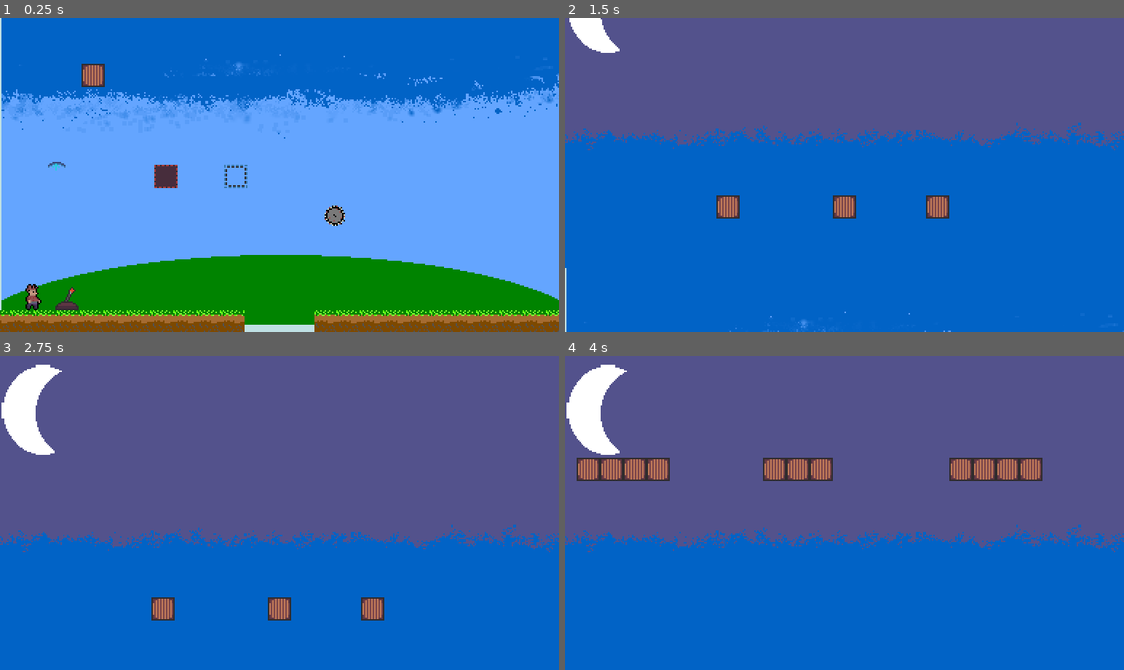
Above: before the commit, frames 1-4 (two rows, left to right).
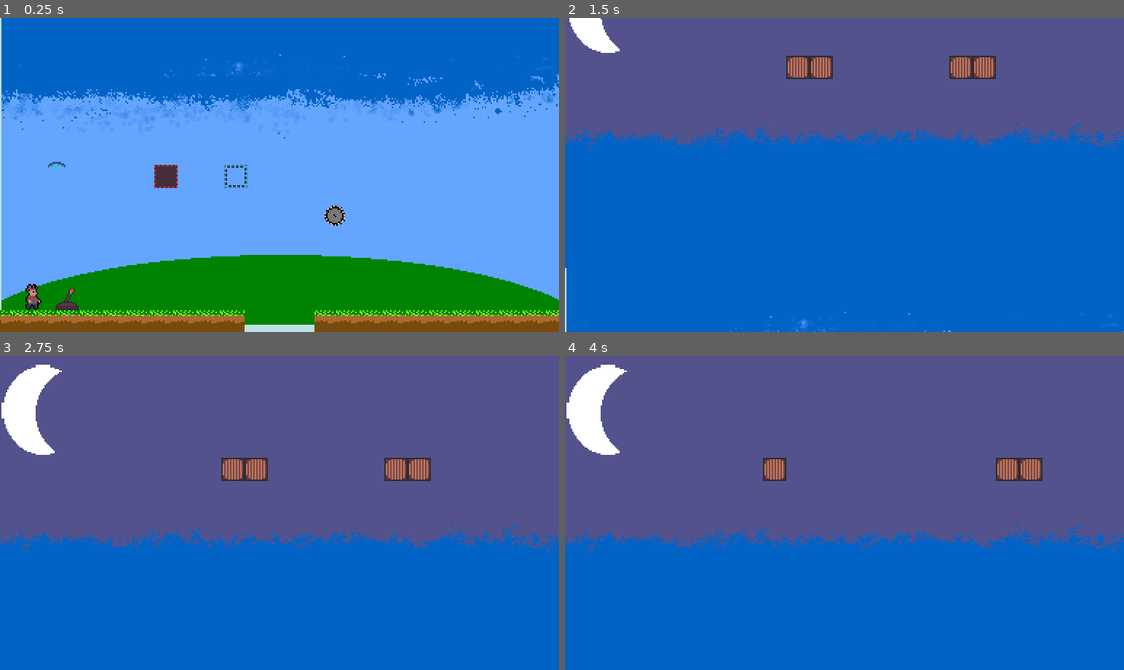
Above: after the commit, the same moments.

Repository: RamilHinshaw/ICT-GameJam-SU-2023
Game: Godot game, scene res://Scenes/levels/test-john.tscn
Same seed, same stepped clock (60 frames per second), same inputs: the game is played once before the commit and once after it. This scene is started directly instead of the project's main scene.
Inputs:
- Up to frame 1 (0.25 s): no input
- Up to frame 2 (1.5 s): tap Enter (ui_accept) at 0.5, 0.77, 1.25 s; hold Right (ui_right) from 0.53 s (still down); tap M (stack_mode) at 0.6, 1.35 s
- Up to frame 3 (2.75 s): tap Enter (ui_accept) at 1.52 s; release Right (ui_right) at 2.03 s; hold Left (ui_left) from 2.03 s (still down); tap M (stack_mode) at 2.1 s
- Up to frame 4 (4 s): tap Enter (ui_accept) at 2.75, 3.02, 3.77 s; release Left (ui_left) at 2.78 s; hold Right (ui_right) from 2.78 s (still down); tap M (stack_mode) at 2.85, 3.6 s

The runs differ from the first frame. In frame 1, 0.3% of the frame differs, in the area x 14-19%, y 14-22%; in frame 2, 2.2%; in frame 3, 2.2%; in frame 4, 2.5%, in the area x 2-78%, y 32-40%.
Error before the commit: Attempt to call function 'is_colliding' in base 'null instance' on a null instance. (res://Scripts/Block.gd:47)

Commit message:
fixed john level

Diff:
--- a/Scenes/levels/test-john.tscn
+++ b/Scenes/levels/test-john.tscn
@@ -17,7 +17,6 @@
 [ext_resource path="res://Sprites/box.png" type="Texture" id=15]
 [ext_resource path="res://Audio/Music/One Man Symphony - Royalty Free Soundtrack Collection - 05 D2 (Reprise).mp3" type="AudioStream" id=16]
 [ext_resource path="res://Sprites/block.png" type="Texture" id=17]
-[ext_resource path="res://Scripts/Block.gd" type="Script" id=18]
 [ext_resource path="res://Scripts/Hazard.gd" type="Script" id=19]
 [ext_resource path="res://Scripts/Stack.gd" type="Script" id=20]
 [ext_resource path="res://Prefabs/Block_Box.tscn" type="PackedScene" id=21]
@@ -195,12 +194,6 @@
 [sub_resource type="RectangleShape2D" id=31]
 extents = Vector2( 219.5, 3.99998 )
 
-[sub_resource type="RectangleShape2D" id=26]
-extents = Vector2( 7, 7 )
-
-[sub_resource type="RectangleShape2D" id=27]
-extents = Vector2( 7, 0.999954 )
-
 [sub_resource type="Animation" id=28]
 resource_name = "Pan_Down"
 tracks/0/type = "value"
@@ -246,12 +239,6 @@
 "values": [ Vector2( -0.999985, 5 ) ]
 }
 
-[sub_resource type="RectangleShape2D" id=32]
-extents = Vector2( 8.00002, 7.49999 )
-
-[sub_resource type="RectangleShape2D" id=33]
-extents = Vector2( 7, 0.999954 )
-
 [sub_resource type="RectangleShape2D" id=25]
 extents = Vector2( 1, 115.5 )
 
@@ -318,28 +305,6 @@
 show_behind_parent = true
 texture = ExtResource( 22 )
 
-[node name="Block_BoxRB" type="KinematicBody2D" parent="."]
-position = Vector2( -129, -70 )
-moving_platform_apply_velocity_on_leave = 2
-script = ExtResource( 18 )
-
-[node name="Sprite" type="Sprite" parent="Block_BoxRB"]
-position = Vector2( 0, -1.52588e-05 )
-texture = ExtResource( 15 )
-
-[node name="CollisionShape2D" type="CollisionShape2D" parent="Block_BoxRB"]
-position = Vector2( 0.000750065, 0 )
-shape = SubResource( 26 )
-
-[node name="Hazard" type="Area2D" parent="Block_BoxRB"]
-position = Vector2( 4.57764e-05, 8.99999 )
-collision_layer = 0
-script = ExtResource( 19 )
-
-[node name="CollisionShape2D" type="CollisionShape2D" parent="Block_BoxRB/Hazard"]
-position = Vector2( -1.52588e-05, -0.999985 )
-shape = SubResource( 27 )
-
 [node name="StackController" type="Node2D" parent="."]
 script = ExtResource( 9 )
 stacks = [ NodePath("StackContainer/Stack1"), NodePath("StackContainer/Stack2"), NodePath("StackContainer/Stack3") ]
@@ -362,166 +327,40 @@
 visible = false
 script = ExtResource( 20 )
 
-[node name="Block_Box" type="KinematicBody2D" parent="StackController/StackContainer/Stack1"]
-position = Vector2( -1, -150 )
-moving_platform_apply_velocity_on_leave = 2
-script = ExtResource( 18 )
-
-[node name="Sprite" type="Sprite" parent="StackController/StackContainer/Stack1/Block_Box"]
-position = Vector2( 0, -1.52588e-05 )
-texture = ExtResource( 15 )
-
-[node name="CollisionShape2D" type="CollisionShape2D" parent="StackController/StackContainer/Stack1/Block_Box"]
-position = Vector2( 1.52588e-05, -0.500031 )
-shape = SubResource( 32 )
-
-[node name="Hazard" type="Area2D" parent="StackController/StackContainer/Stack1/Block_Box"]
-position = Vector2( 4.57764e-05, 8.99999 )
-script = ExtResource( 19 )
-
-[node name="CollisionShape2D" type="CollisionShape2D" parent="StackController/StackContainer/Stack1/Block_Box/Hazard"]
-position = Vector2( -1.52588e-05, -0.999985 )
-shape = SubResource( 33 )
-
-[node name="Block_Box2" type="KinematicBody2D" parent="StackController/StackContainer/Stack1"]
-position = Vector2( -81.0007, -150 )
-moving_platform_apply_velocity_on_leave = 2
-script = ExtResource( 18 )
-
-[node name="Sprite" type="Sprite" parent="StackController/StackContainer/Stack1/Block_Box2"]
-position = Vector2( 0, -1.52588e-05 )
-texture = ExtResource( 15 )
-
-[node name="CollisionShape2D" type="CollisionShape2D" parent="StackController/StackContainer/Stack1/Block_Box2"]
-position = Vector2( 1.52588e-05, -0.500031 )
-shape = SubResource( 32 )
-
-[node name="Hazard" type="Area2D" parent="StackController/StackContainer/Stack1/Block_Box2"]
-position = Vector2( 4.57764e-05, 8.99999 )
-script = ExtResource( 19 )
-
-[node name="CollisionShape2D" type="CollisionShape2D" parent="StackController/StackContainer/Stack1/Block_Box2/Hazard"]
-position = Vector2( -1.52588e-05, -0.999985 )
-shape = SubResource( 33 )
-
-[node name="Block_Box3" type="KinematicBody2D" parent="StackController/StackContainer/Stack1"]
-position = Vector2( 62.9993, -150 )
-moving_platform_apply_velocity_on_leave = 2
-script = ExtResource( 18 )
-
-[node name="Sprite" type="Sprite" parent="StackController/StackContainer/Stack1/Block_Box3"]
-position = Vector2( 0, -1.52588e-05 )
-texture = ExtResource( 15 )
-
-[node name="CollisionShape2D" type="CollisionShape2D" parent="StackController/StackContainer/Stack1/Block_Box3"]
-position = Vector2( 1.52588e-05, -0.500031 )
-shape = SubResource( 32 )
-
-[node name="Hazard" type="Area2D" parent="StackController/StackContainer/Stack1/Block_Box3"]
-position = Vector2( 4.57764e-05, 8.99999 )
-script = ExtResource( 19 )
-
-[node name="CollisionShape2D" type="CollisionShape2D" parent="StackController/StackContainer/Stack1/Block_Box3/Hazard"]
-position = Vector2( -1.52588e-05, -0.999985 )
-shape = SubResource( 33 )
+[node name="Block_Box6" parent="StackController/StackContainer/Stack1" instance=ExtResource( 21 )]
+position = Vector2( -33, -246 )
+
+[node name="Block_Box7" parent="StackController/StackContainer/Stack1" instance=ExtResource( 21 )]
+position = Vector2( -17, -246 )
+
+[node name="Block_Box8" parent="StackController/StackContainer/Stack1" instance=ExtResource( 21 )]
+position = Vector2( 79, -246 )
+
+[node name="Block_Box9" parent="StackController/StackContainer/Stack1" instance=ExtResource( 21 )]
+position = Vector2( 95, -246 )
 
 [node name="Stack2" type="Node2D" parent="StackController/StackContainer"]
 visible = false
 script = ExtResource( 20 )
 
-[node name="Block_Box" type="KinematicBody2D" parent="StackController/StackContainer/Stack2"]
-position = Vector2( -1.00075, -166 )
-moving_platform_apply_velocity_on_leave = 2
-script = ExtResource( 18 )
-
-[node name="Sprite" type="Sprite" parent="StackController/StackContainer/Stack2/Block_Box"]
-position = Vector2( 0, -1.52588e-05 )
-texture = ExtResource( 15 )
-
-[node name="CollisionShape2D" type="CollisionShape2D" parent="StackController/StackContainer/Stack2/Block_Box"]
-position = Vector2( 1.52588e-05, -0.500031 )
-shape = SubResource( 32 )
-
-[node name="Hazard" type="Area2D" parent="StackController/StackContainer/Stack2/Block_Box"]
-position = Vector2( 4.57764e-05, 8.99999 )
-script = ExtResource( 19 )
-
-[node name="CollisionShape2D" type="CollisionShape2D" parent="StackController/StackContainer/Stack2/Block_Box/Hazard"]
-position = Vector2( -1.52588e-05, -0.999985 )
-shape = SubResource( 33 )
-
-[node name="Block_Box2" type="KinematicBody2D" parent="StackController/StackContainer/Stack2"]
-position = Vector2( -1.00067, -150 )
-moving_platform_apply_velocity_on_leave = 2
-script = ExtResource( 18 )
-
-[node name="Sprite" type="Sprite" parent="StackController/StackContainer/Stack2/Block_Box2"]
-position = Vector2( 0, -1.52588e-05 )
-texture = ExtResource( 15 )
-
-[node name="CollisionShape2D" type="CollisionShape2D" parent="StackController/StackContainer/Stack2/Block_Box2"]
-position = Vector2( 1.52588e-05, -0.500031 )
-shape = SubResource( 32 )
-
-[node name="Hazard" type="Area2D" parent="StackController/StackContainer/Stack2/Block_Box2"]
-position = Vector2( 4.57764e-05, 8.99999 )
-script = ExtResource( 19 )
-
-[node name="CollisionShape2D" type="CollisionShape2D" parent="StackController/StackContainer/Stack2/Block_Box2/Hazard"]
-position = Vector2( -1.52588e-05, -0.999985 )
-shape = SubResource( 33 )
-
-[node name="Block_Box3" type="KinematicBody2D" parent="StackController/StackContainer/Stack2"]
-position = Vector2( -1.0006, -134 )
-moving_platform_apply_velocity_on_leave = 2
-script = ExtResource( 18 )
-
-[node name="Sprite" type="Sprite" parent="StackController/StackContainer/Stack2/Block_Box3"]
-position = Vector2( 0, -1.52588e-05 )
-texture = ExtResource( 15 )
-
-[node name="CollisionShape2D" type="CollisionShape2D" parent="StackController/StackContainer/Stack2/Block_Box3"]
-position = Vector2( 1.52588e-05, -0.500031 )
-shape = SubResource( 32 )
-
-[node name="Hazard" type="Area2D" parent="StackController/StackContainer/Stack2/Block_Box3"]
-position = Vector2( 4.57764e-05, 8.99999 )
-script = ExtResource( 19 )
-
-[node name="CollisionShape2D" type="CollisionShape2D" parent="StackController/StackContainer/Stack2/Block_Box3/Hazard"]
-position = Vector2( -1.52588e-05, -0.999985 )
-shape = SubResource( 33 )
+[node name="Block_Box" parent="StackController/StackContainer/Stack2" instance=ExtResource( 21 )]
+position = Vector2( -177, -246 )
+
+[node name="Block_Box2" parent="StackController/StackContainer/Stack2" instance=ExtResource( 21 )]
+position = Vector2( -161, -246 )
+
+[node name="Block_Box3" parent="StackController/StackContainer/Stack2" instance=ExtResource( 21 )]
+position = Vector2( -145, -246 )
+
+[node name="Block_Box4" parent="StackController/StackContainer/Stack2" instance=ExtResource( 21 )]
+position = Vector2( -129, -246 )
 
 [node name="Stack3" type="Node2D" parent="StackController/StackContainer"]
 visible = false
 script = ExtResource( 20 )
 
-[node name="Block_Box" parent="StackController/StackContainer/Stack3" instance=ExtResource( 21 )]
-position = Vector2( -177, -246 )
-
-[node name="Block_Box2" parent="StackController/StackContainer/Stack3" instance=ExtResource( 21 )]
-position = Vector2( -161, -246 )
-
-[node name="Block_Box3" parent="StackController/StackContainer/Stack3" instance=ExtResource( 21 )]
-position = Vector2( -145, -246 )
-
-[node name="Block_Box4" parent="StackController/StackContainer/Stack3" instance=ExtResource( 21 )]
-position = Vector2( -129, -246 )
-
 [node name="Block_Box5" parent="StackController/StackContainer/Stack3" instance=ExtResource( 21 )]
 position = Vector2( -49, -246 )
-
-[node name="Block_Box6" parent="StackController/StackContainer/Stack3" instance=ExtResource( 21 )]
-position = Vector2( -33, -246 )
-
-[node name="Block_Box7" parent="StackController/StackContainer/Stack3" instance=ExtResource( 21 )]
-position = Vector2( -17, -246 )
-
-[node name="Block_Box8" parent="StackController/StackContainer/Stack3" instance=ExtResource( 21 )]
-position = Vector2( 79, -246 )
-
-[node name="Block_Box9" parent="StackController/StackContainer/Stack3" instance=ExtResource( 21 )]
-position = Vector2( 95, -246 )
 
 [node name="Block_Box10" parent="StackController/StackContainer/Stack3" instance=ExtResource( 21 )]
 position = Vector2( 111, -246 )
@@ -565,10 +404,3 @@
 shape = SubResource( 25 )
 
 [connection signal="body_entered" from="World/DeathPlane" to="World/DeathPlane" method="_on_Hazard_body_entered"]
-[connection signal="body_entered" from="Block_BoxRB/Hazard" to="Block_BoxRB/Hazard" method="_on_Hazard_body_entered"]
-[connection signal="body_entered" from="StackController/StackContainer/Stack1/Block_Box/Hazard" to="StackController/StackContainer/Stack1/Block_Box/Hazard" method="_on_Hazard_body_entered"]
-[connection signal="body_entered" from="StackController/StackContainer/Stack1/Block_Box2/Hazard" to="StackController/StackContainer/Stack1/Block_Box2/Hazard" method="_on_Hazard_body_entered"]
-[connection signal="body_entered" from="StackController/StackContainer/Stack1/Block_Box3/Hazard" to="StackController/StackContainer/Stack1/Block_Box3/Hazard" method="_on_Hazard_body_entered"]
-[connection signal="body_entered" from="StackController/StackContainer/Stack2/Block_Box/Hazard" to="StackController/StackContainer/Stack2/Block_Box/Hazard" method="_on_Hazard_body_entered"]
-[connection signal="body_entered" from="StackController/StackContainer/Stack2/Block_Box2/Hazard" to="StackController/StackContainer/Stack2/Block_Box2/Hazard" method="_on_Hazard_body_entered"]
-[connection signal="body_entered" from="StackController/StackContainer/Stack2/Block_Box3/Hazard" to="StackController/StackContainer/Stack2/Block_Box3/Hazard" method="_on_Hazard_body_entered"]
Not shown: 1 places in Scenes/levels/test-john.tscn that only renumber resources
